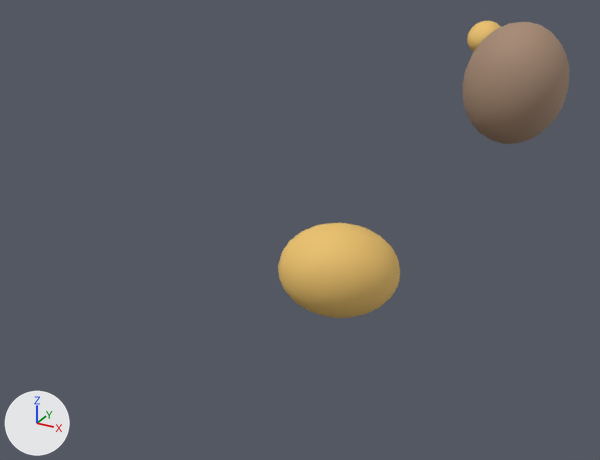
Two versions of the glTF model assets/3d/native/kibbleDispenser-eating-effect.glb, one commit apart.
Camera for both pictures: a camera (50 mm lens) standing at (0.186, -0.804, 0.275) and looking at (-0.047, -0.382, 0.064). Lighting does not change. The marker at lower left points along +X, +Y and +Z. The older version comes first. Both versions are drawn at frame 34 of the action 'Eating effect'; the numbers are the values there.

The first picture shows 'Spilled kibble 1', 'Spilled kibble 2', 'Spilled kibble 3'.
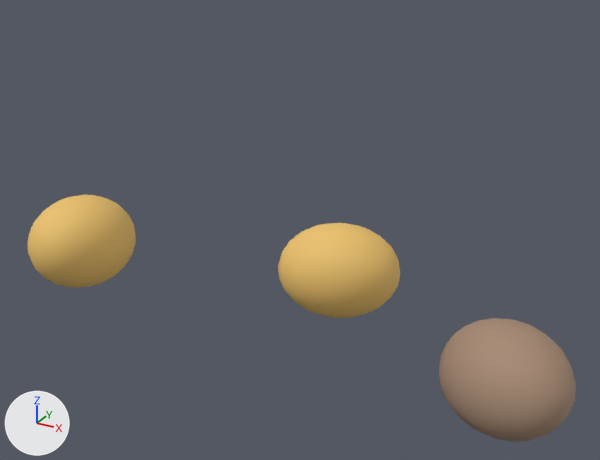
Boxes (x1, y1, x2, y2) around the edits, measured in the pictures (600 x 460 px):
'Spilled kibble 2', moved, turned: before (463, 22, 570, 144); after (439, 318, 576, 442)
'Spilled kibble 3', moved, turned, rescaled: before (467, 21, 501, 52); after (27, 195, 136, 288)

The change, as a diff of the scene's bpy script:
```diff
--- a/assets/3d/native/kibbleDispenser-eating-effect.glb.py
+++ b/assets/3d/native/kibbleDispenser-eating-effect.glb.py
@@ ob_spilled_kibble_2 @@
 ob_spilled_kibble_2.parent = ob_kibbledispenser_meal_effect
-ob_spilled_kibble_2.location = (0.0698, -0.344, 0.163)
-ob_spilled_kibble_2.rotation_euler = (1.411, 1.823, -0.4)  # degrees (81, 104, -23)
+ob_spilled_kibble_2.location = (0.108, -0.455, 0.0456)
+ob_spilled_kibble_2.rotation_euler = (-0.742, 0.0416, 2.742)  # degrees (-43, 2.4, 157)
 ob_spilled_kibble_2.scale = (0.035, 0.029, 0.027)
@@ ob_spilled_kibble_3 @@
 ob_spilled_kibble_3.parent = ob_kibbledispenser_meal_effect
-ob_spilled_kibble_3.location = (0.00823, -0.199, 0.159)
-ob_spilled_kibble_3.rotation_euler = (0.111, 0.144, -1.6)  # degrees (6.4, 8.3, -92)
-ob_spilled_kibble_3.scale = (0.0156, 0.0129, 0.012)
+ob_spilled_kibble_3.location = (-0.147, -0.469, 0.0687)
+ob_spilled_kibble_3.rotation_euler = (-0.91, 0.26, 1.542)  # degrees (-52, 15, 88)
+ob_spilled_kibble_3.scale = (0.035, 0.029, 0.027)
```
